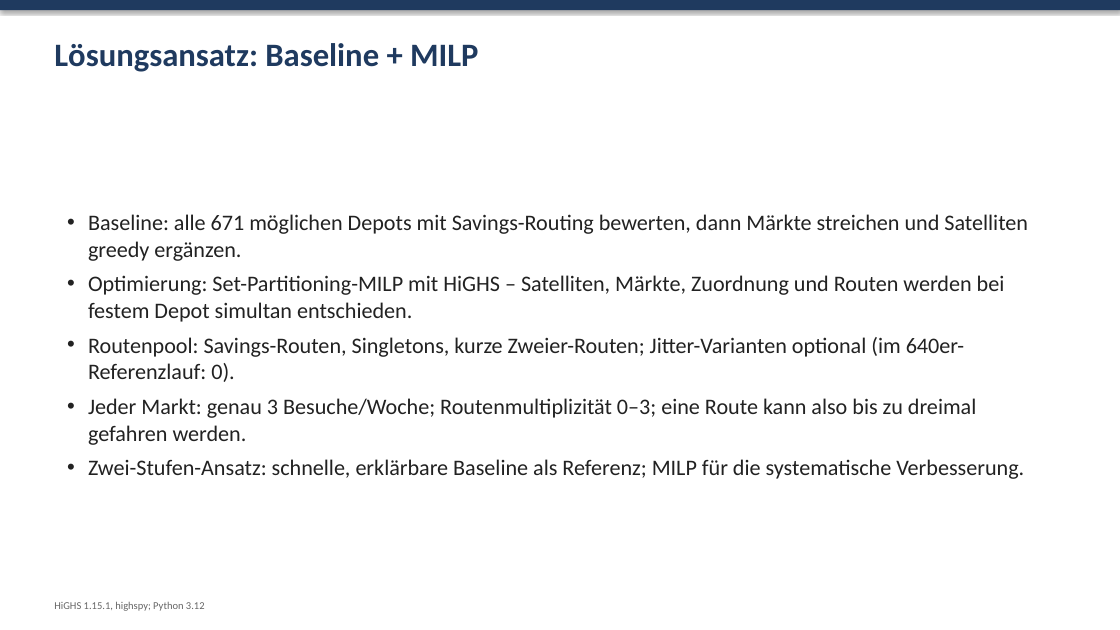
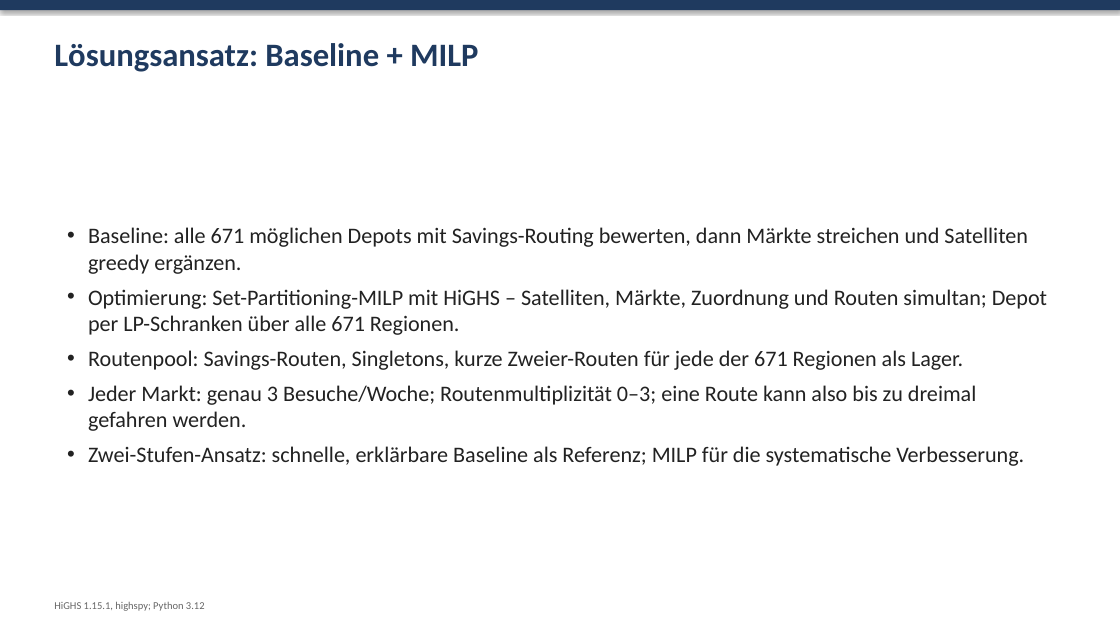
Before and after one commit to alexanderbrehm/Supply-Chain-Projekt, a slide deck: slide 4 of slides/Mini-Supermarkt-Netz.pptx. Drawn at 1120x630 pixels with LibreOffice and Linux fonts; fonts in the diff are those of the drawing. Boxes give left, top, right and bottom in pixels: in the first picture for what was removed or moved away, otherwise in the second. Text is boxed around its words. In the diff, an @@ line names an element or a change of style, - is before the commit and + after.

```diff
--- a/slides/Mini-Supermarkt-Netz.pptx
+++ b/slides/Mini-Supermarkt-Netz.pptx
@@ text at bbox=[88, 289, 1047, 370]: text changed @@
-• Optimierung: Set-Partitioning-MILP mit HiGHS – Satelliten, Märkte, Zuordnung und Routen werden bei festem Depot simultan entschieden.
-• Routenpool: Savings-Routen, Singletons, kurze Zweier-Routen; Jitter-Varianten optional (im 640er-Referenzlauf: 0).
+• Optimierung: Set-Partitioning-MILP mit HiGHS – Satelliten, Märkte, Zuordnung und Routen simultan; Depot per LP-Schranken über alle 671 Regionen.
+• Routenpool: Savings-Routen, Singletons, kurze Zweier-Routen für jede der 671 Regionen als Lager.
```
Also in this commit, not shown: 8 other slides changed, 11 other files.
